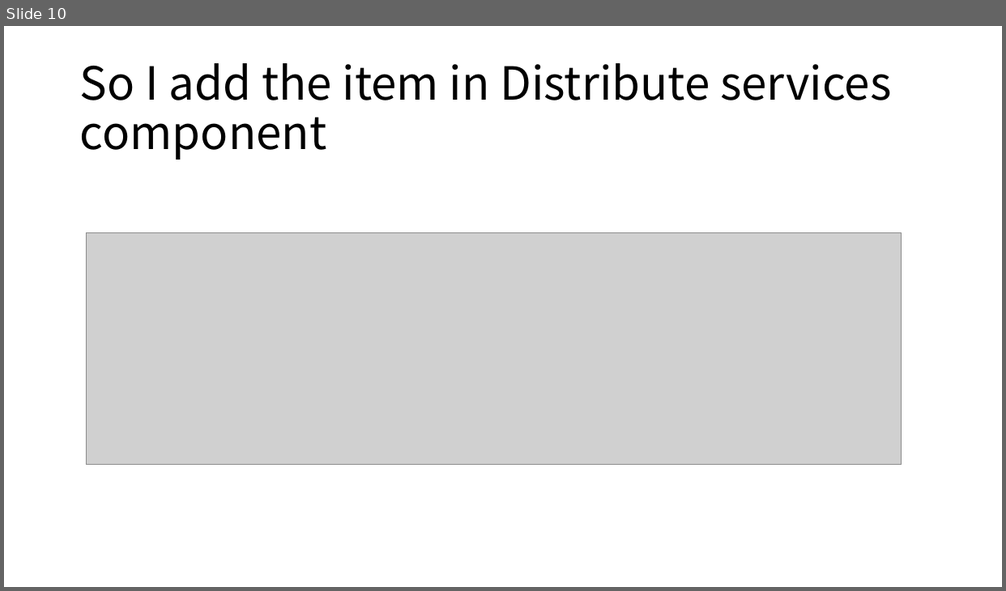
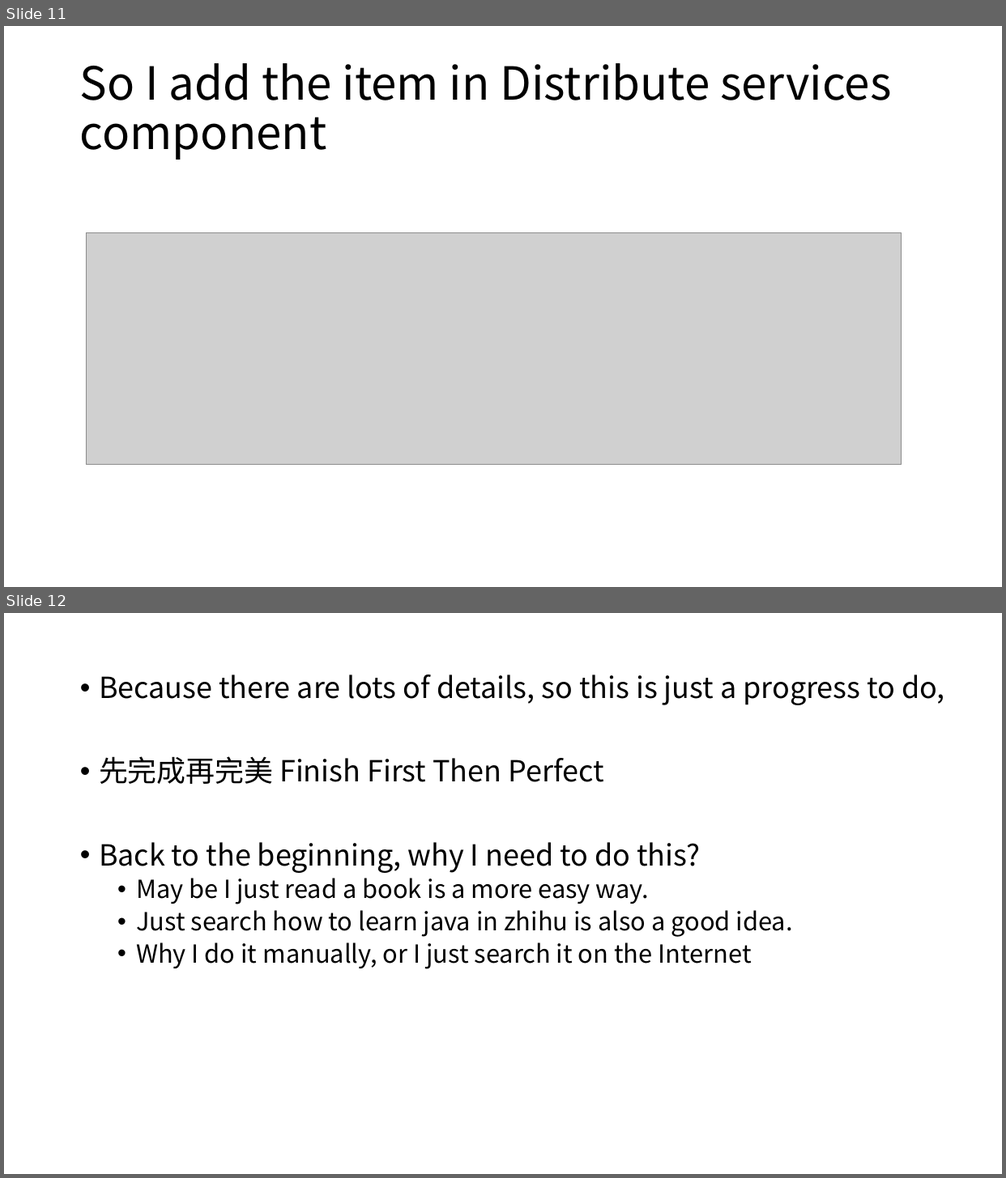
Before and after one commit to zicheng-pan/python-requestforlagou, a slide deck: New Microsoft PowerPoint 演示文稿.pptx. Shown one above the other, each under a label of ours: slide 10 before the commit, slides 11 and 12 after it. The pictures are 1006x591 and 1006x1178 pixels, drawn with LibreOffice and Linux fonts; fonts in the diff are those of the drawing; grey boxes stand for pictures. Boxes give left, top, right and bottom in pixels: in the first picture for what was removed or moved away, otherwise in the second. Text is boxed around its words. In the diff, an @@ line names an element or a change of style, - is before the commit and + after.

```diff
--- a/New Microsoft PowerPoint 演示文稿.pptx
+++ b/New Microsoft PowerPoint 演示文稿.pptx
@@ slide 12 added at box(4, 613, 1002, 1174), background #FFFFFF @@
@@ text added at box(99, 675, 945, 969), 24 pt, text #000000 @@
+• Because there are lots of details, so this is just a progress to do,
+• 先完成再完美 Finish First Then Perfect
+• Back to the beginning, why I need to do this?
+  • May be I just read a book is a more easy way.
+  • Just search how to learn java in zhihu is also a good idea.
+  • Why I do it manually, or I just search it on the Internet
@@ what was slide 10 is now slide 11 @@
```
Also in this commit, not shown: 6 slides changed, 1 other slide added.
